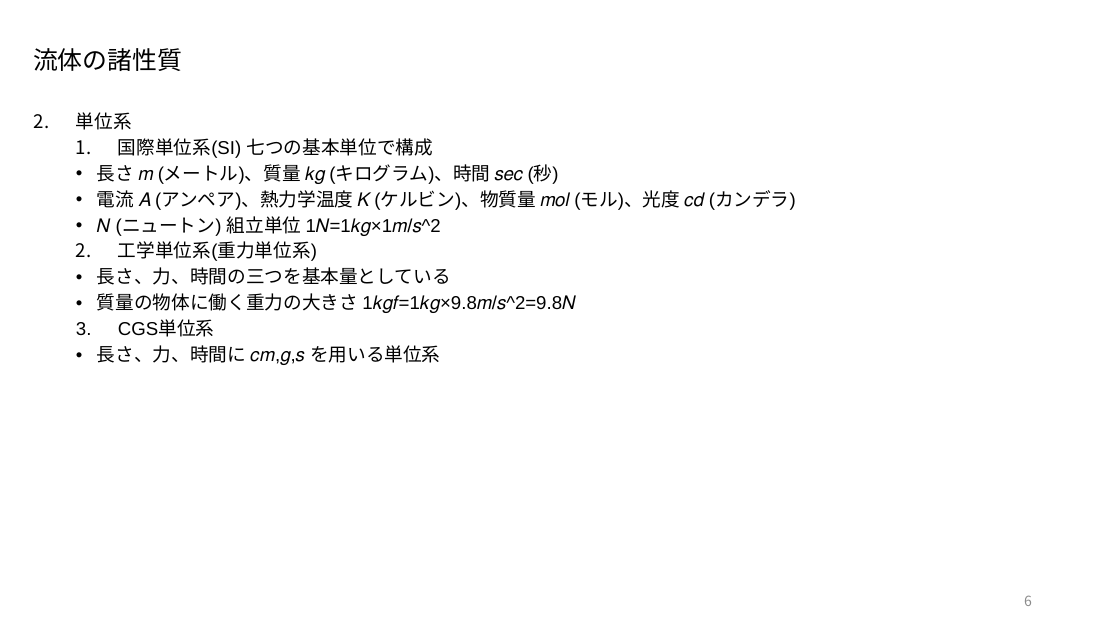
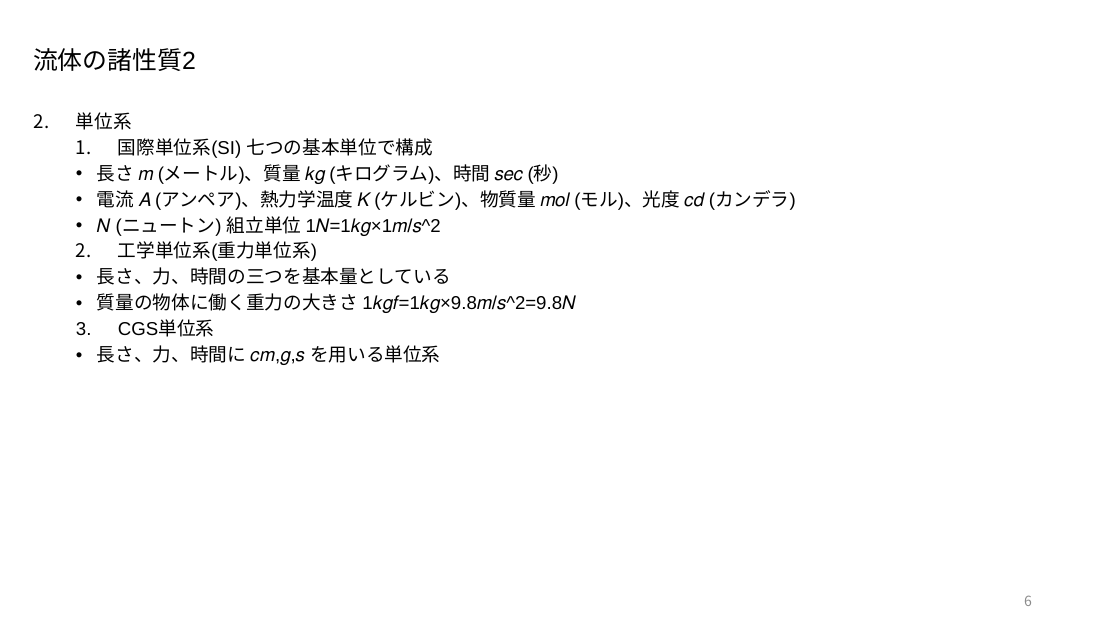
Before and after one commit to akmiccom/markdown_powerpoint, a slide deck: slide 6 of Basics_of_Fluid_Mechanics/Basics_of_Fluid_Mechanics.pptx. Drawn at 1120x630 pixels with LibreOffice and Linux fonts; fonts in the diff are those of the drawing; background and template pictures are left out. Boxes give left, top, right and bottom in pixels: in the first picture for what was removed or moved away, otherwise in the second. Text is boxed around its words. In the diff, an @@ line names an element or a change of style, - is before the commit and + after.

```diff
--- a/Basics_of_Fluid_Mechanics/Basics_of_Fluid_Mechanics.pptx
+++ b/Basics_of_Fluid_Mechanics/Basics_of_Fluid_Mechanics.pptx
@@ title at [33,48,196,71]: text changed @@
-流体の諸性質
+流体の諸性質2
```
Also in this commit, not shown: 10 other slides changed, 2 slides added, 5 slides removed, 4 other files.
